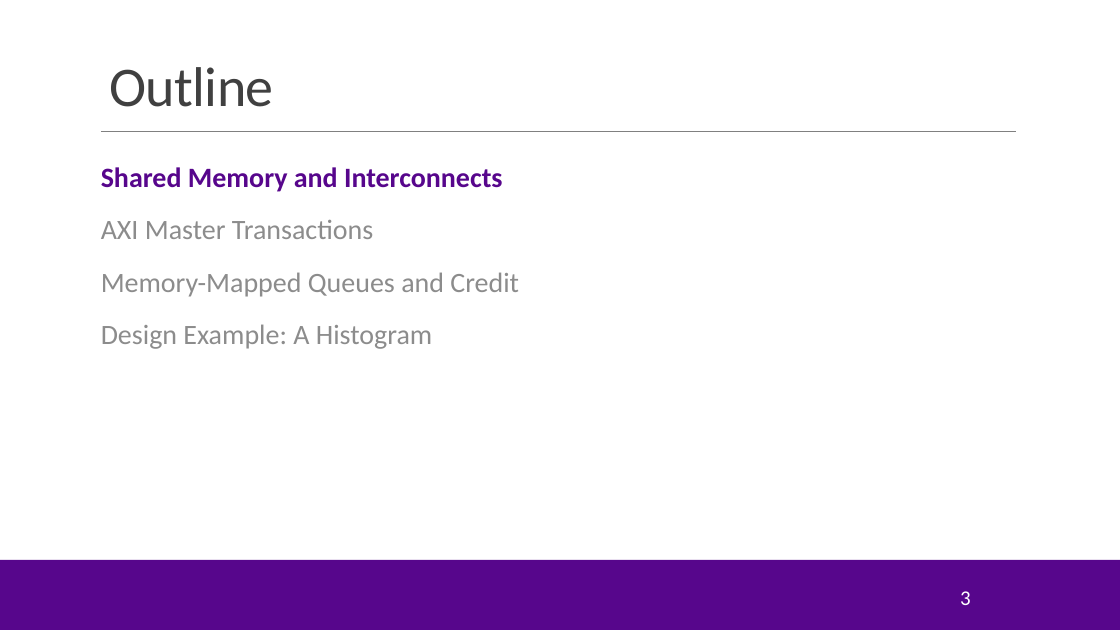
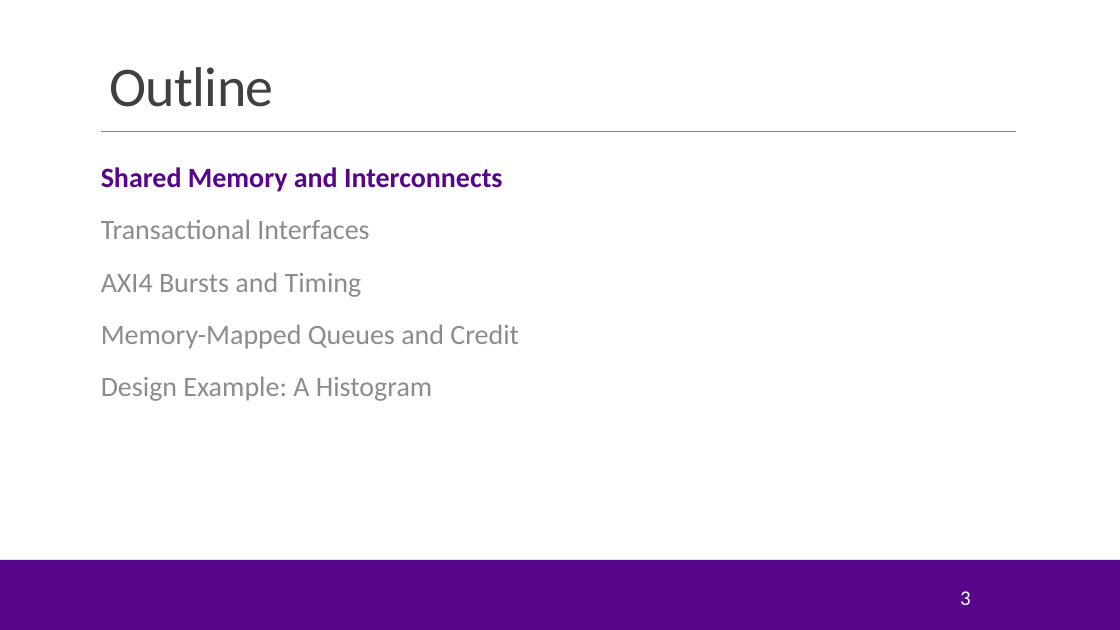
Before and after one commit to sdrangan/hwdesign, a slide deck: slide 3 of units/unit09_sharedmem/sharedmem.pptx. Drawn at 1120x630 pixels with LibreOffice and Linux fonts; fonts in the diff are those of the drawing; background and template pictures are left out. Boxes give left, top, right and bottom in pixels: in the first picture for what was removed or moved away, otherwise in the second. Text is boxed around its words. In the diff, an @@ line names an element or a change of style, - is before the commit and + after.

```diff
--- a/units/unit09_sharedmem/sharedmem.pptx
+++ b/units/unit09_sharedmem/sharedmem.pptx
@@ text at <box>101,219,369,297</box>: text changed @@
-AXI Master Transactions
+Transactional Interfaces
+AXI4 Bursts and Timing
```
Also in this commit, not shown: 24 slides added, 2 other files.
